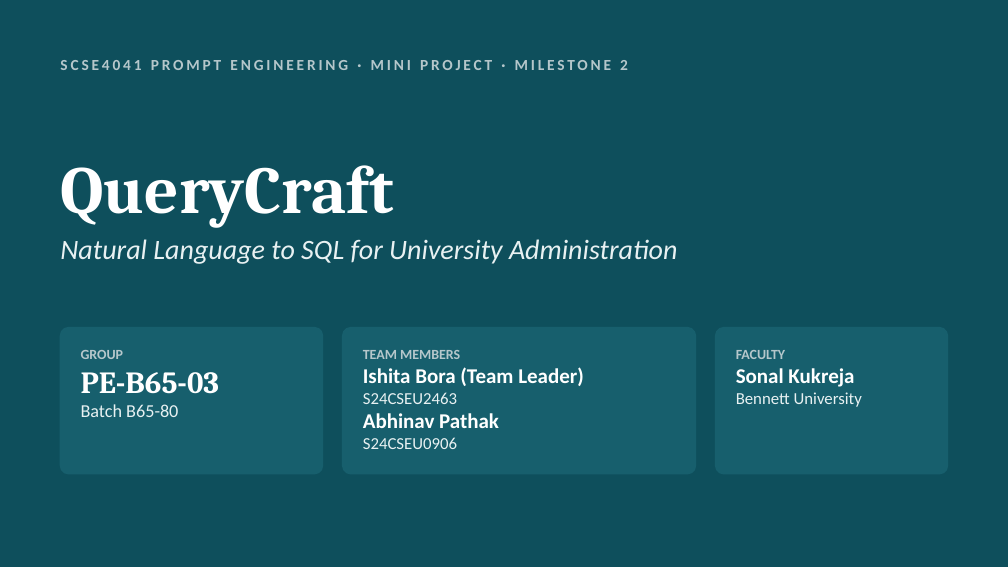
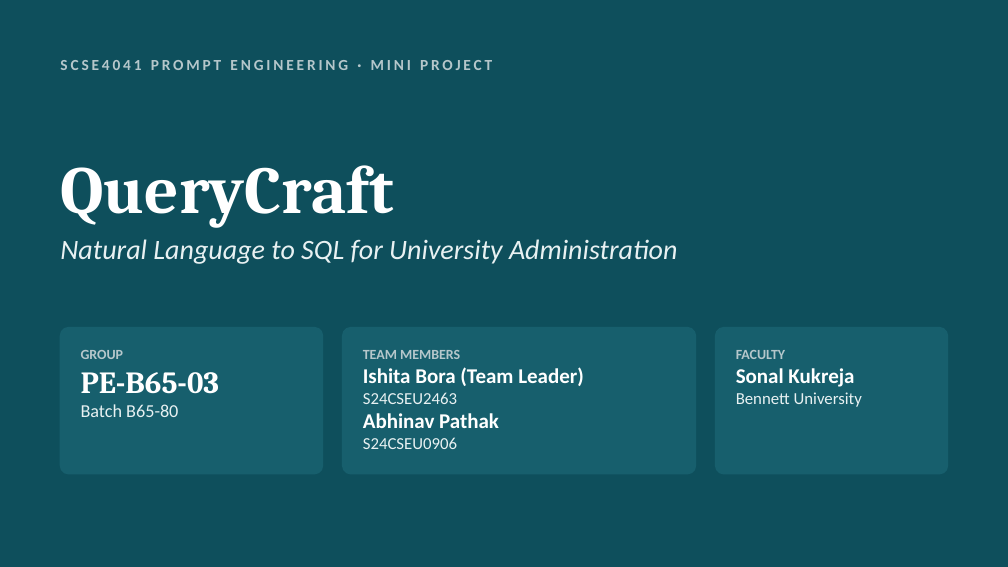
Before and after one commit to pathakabhi-04/QueryCraft, a slide deck: slide 1 of docs/QueryCraft_Presentation.pptx. Drawn at 1008x567 pixels with LibreOffice and Linux fonts; fonts in the diff are those of the drawing. Boxes give left, top, right and bottom in pixels: in the first picture for what was removed or moved away, otherwise in the second. Text is boxed around its words. In the diff, an @@ line names an element or a change of style, - is before the commit and + after.

```diff
--- a/docs/QueryCraft_Presentation.pptx
+++ b/docs/QueryCraft_Presentation.pptx
@@ text at [60, 60, 492, 70]: text changed @@
-SCSE4041 PROMPT ENGINEERING · MINI PROJECT · MILESTONE 2
+SCSE4041 PROMPT ENGINEERING · MINI PROJECT
```
